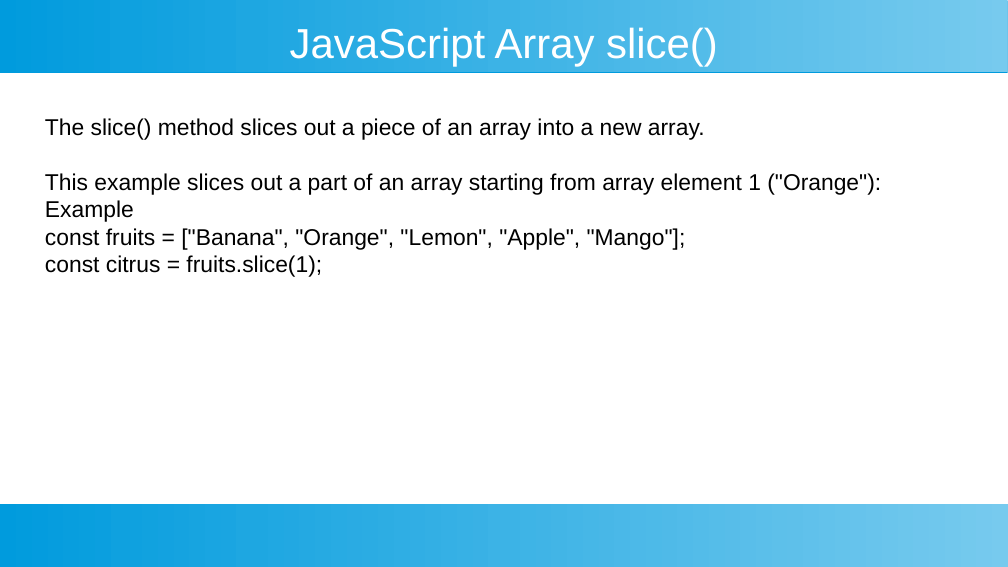
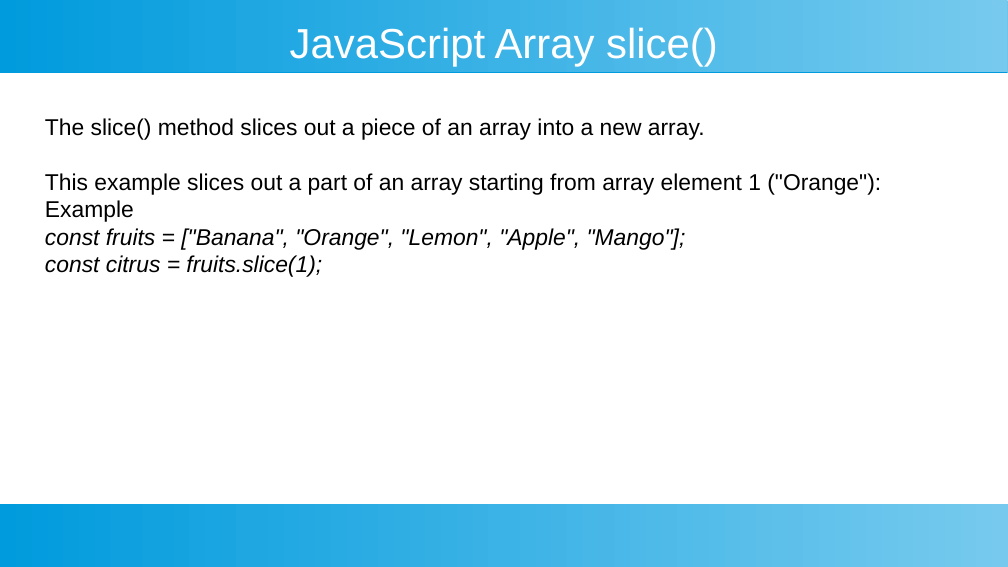
Before and after one commit to ashishjain1547/public_lessons_in_javascript, a slide deck: slide 20 of 7_Arrays in Detail/2 - array methods.odp. Drawn at 1008x567 pixels with LibreOffice and Linux fonts; fonts in the diff are those of the drawing. Boxes give left, top, right and bottom in pixels: in the first picture for what was removed or moved away, otherwise in the second. Text is boxed around its words. In the diff, an @@ line names an element or a change of style, - is before the commit and + after.

```diff
--- a/7_Arrays in Detail/2 - array methods.odp
+++ b/7_Arrays in Detail/2 - array methods.odp
@@ text at (45, 228, 686, 277): italic on in "const fruits = ["Banana", "Orange", "Lemon", "Apple", ...", "const citrus = fruits.slice(1);" @@
```
Also in this commit, not shown: 5 other slides changed, 18 other files.
